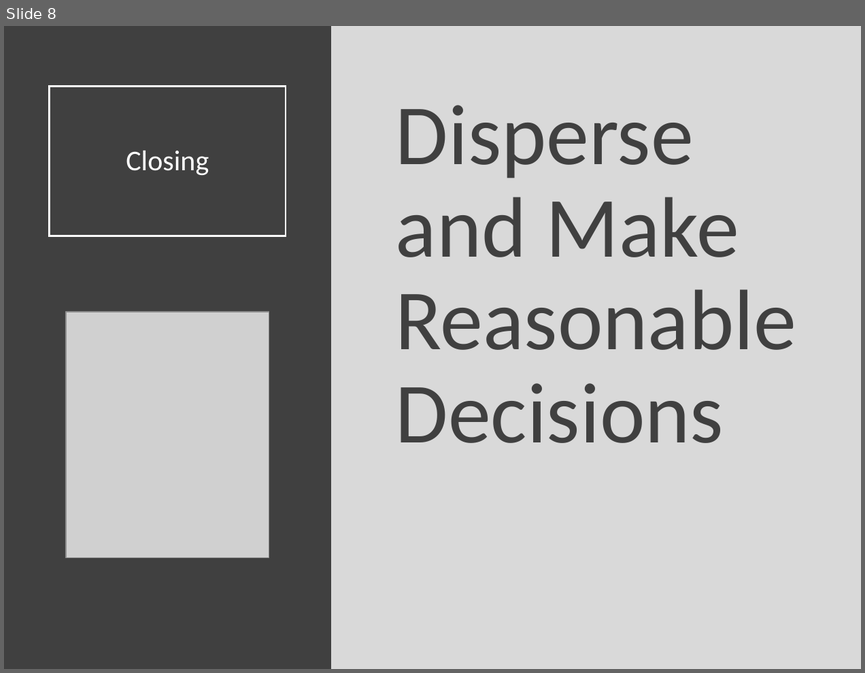
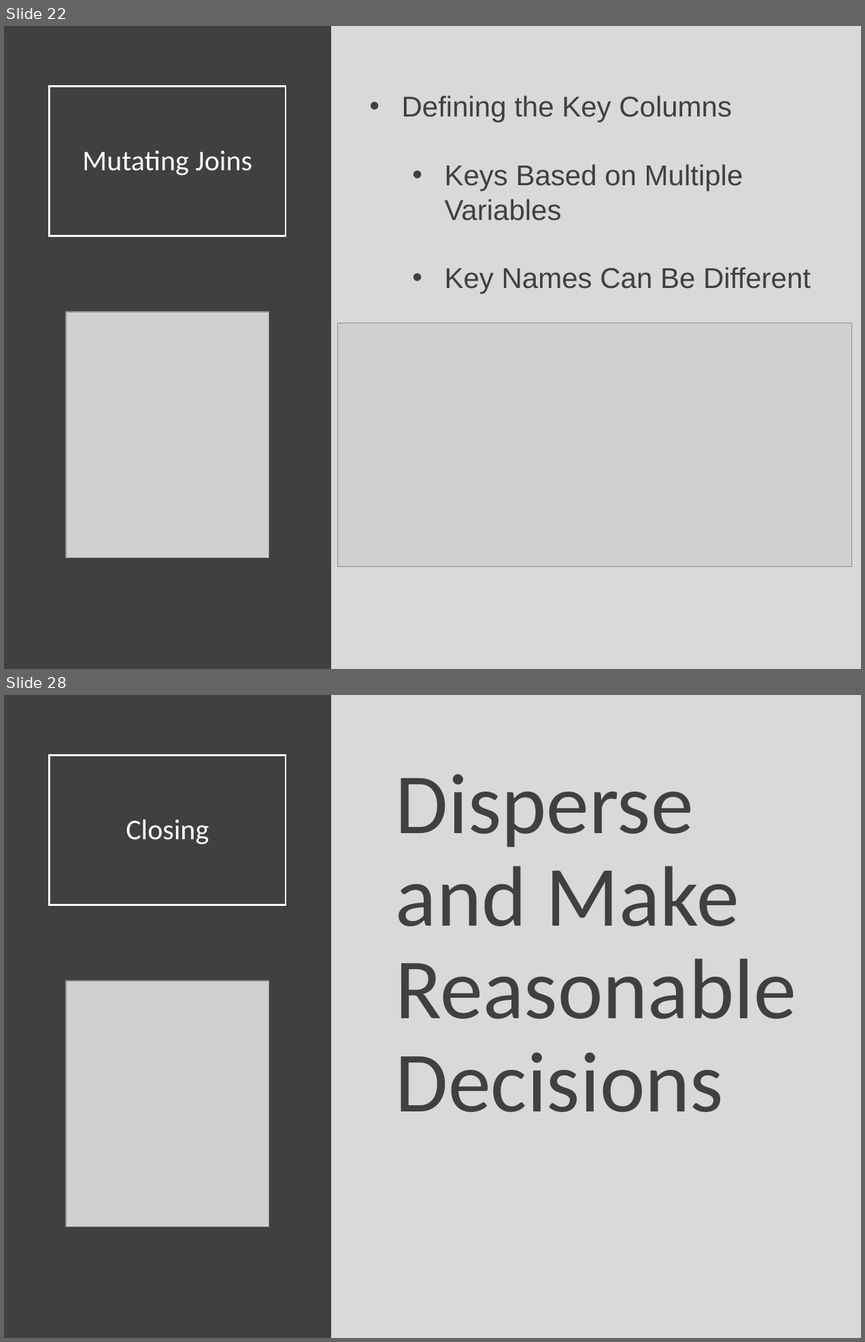
Before and after one commit to Yixf-Self/STOR320_WEBSITE, a slide deck: Lecture/Lecture 14/Lecture 14.pptx. Shown one above the other, each under a label of ours: slide 8 before the commit, slides 22 and 28 after it; the slides between them are not shown. The pictures are 865x673 and 865x1342 pixels, drawn with LibreOffice and Linux fonts; fonts in the diff are those of the drawing; grey boxes stand for pictures. Boxes give left, top, right and bottom in pixels: in the first picture for what was removed or moved away, otherwise in the second. Text is boxed around its words. In the diff, an @@ line names an element or a change of style, - is before the commit and + after.

```diff
--- a/Lecture/Lecture 14/Lecture 14.pptx
+++ b/Lecture/Lecture 14/Lecture 14.pptx
@@ slide 22 added at (x1=4, y1=26, x2=861, y2=669), background #D9D9D9 @@
@@ rectangle added at (x1=4, y1=26, x2=331, y2=669), fill #404040 @@
@@ title added at (x1=50, y1=86, x2=286, y2=236), outline #FFFFFF 1.5 pt, 24 pt, text #FFFFFF @@
+Mutating Joins
@@ text added at (x1=402, y1=95, x2=810, y2=294), 24 pt, text #404040 @@
+• Defining the Key Columns
+  • Keys Based on Multiple Variables
+  • Key Names Can Be Different
@@ picture added at (x1=66, y1=312, x2=269, y2=557) @@
@@ picture added at (x1=337, y1=323, x2=851, y2=567) @@
@@ what was slide 8 is now slide 28 @@
```
Also in this commit, not shown: 26 other slides added, 7 slides removed, 6 other files.
